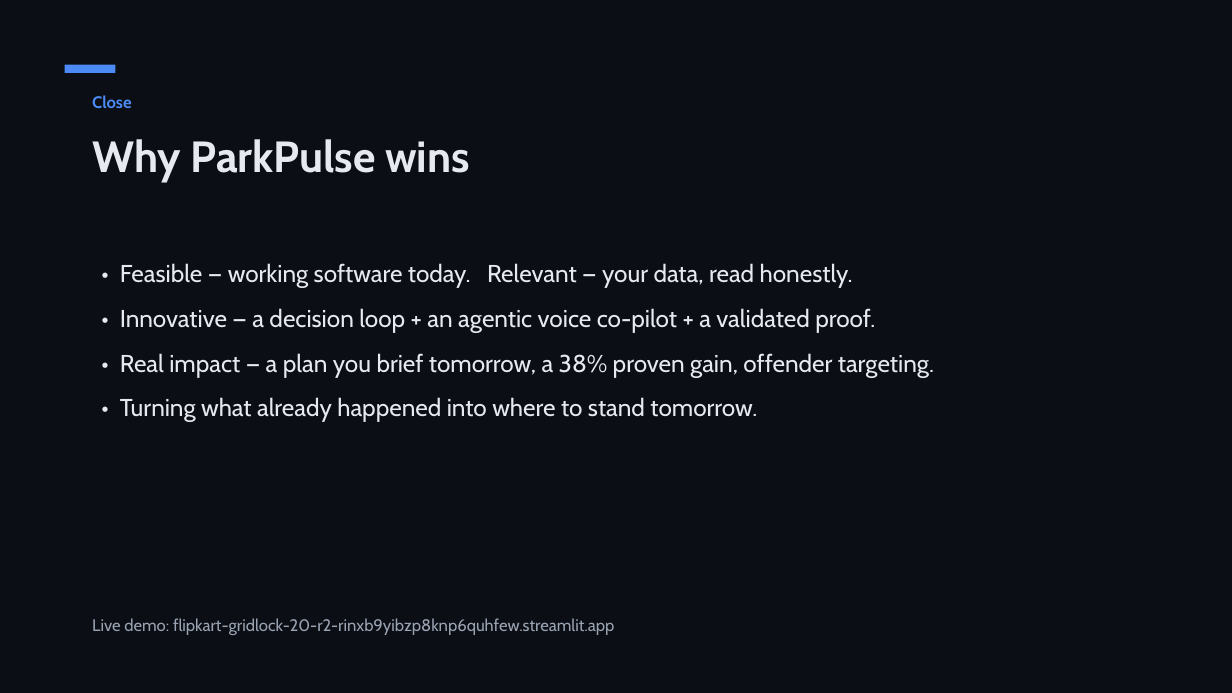
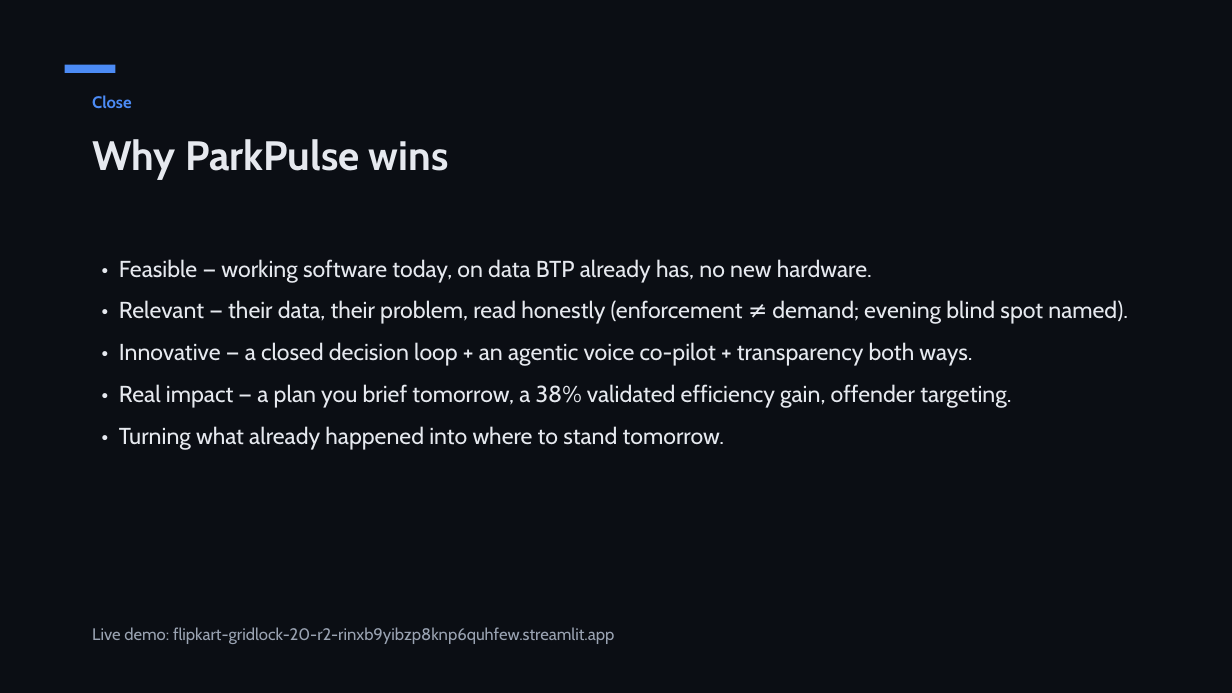
Before and after one commit to shubhambhattog/flipkart-gridlock-2.0-r2, a slide deck: slide 14 of pitch/ParkPulse_Deck.pptx (slide 13 before the commit). Drawn at 1232x693 pixels with LibreOffice and Linux fonts; fonts in the diff are those of the drawing. Boxes give left, top, right and bottom in pixels: in the first picture for what was removed or moved away, otherwise in the second. Text is boxed around its words. In the diff, an @@ line names an element or a change of style, - is before the commit and + after.

```diff
--- a/pitch/ParkPulse_Deck.pptx
+++ b/pitch/ParkPulse_Deck.pptx
@@ text "Why ParkPulse wins" at box(92, 139, 449, 180): size 34 to 32 pt @@
@@ text at box(119, 259, 1128, 408): text changed; size 19 to 18 pt @@
-• Feasible — working software today. Relevant — your data, read honestly.
-• Innovative — a decision loop + an agentic voice co-pilot + a validated proof.
-• Real impact — a plan you brief tomorrow, a 38% proven gain, offender targeting.
+• Feasible — working software today, on data BTP already has, no new hardware.
+• Relevant — their data, their problem, read honestly (enforcement ≠ demand; evening blind spot named).
+• Innovative — a closed decision loop + an agentic voice co-pilot + transparency both ways.
+• Real impact — a plan you brief tomorrow, a 38% validated efficiency gain, offender targeting.
@@ text at box(119, 426, 724, 450): size 19 to 18 pt in "• Turning what already happened into where ..."; less space between paragraphs @@
@@ text "Live demo: flipkart-gridlock-20-r2-rinxb9yibzp8knp6quhfew.st ...": place and size @@
-text "Live demo: flipkart-gridlock-20-r2-rinxb9yibzp8knp6quhfew.st ..." at box(92, 618, 614, 635)
+text "Live demo: flipkart-gridlock-20-r2-rinxb9yibzp8knp6quhfew.st ..." at box(92, 627, 614, 644)
```
Also in this commit, not shown: 12 other slides changed, 1 slide added, 20 other files.
